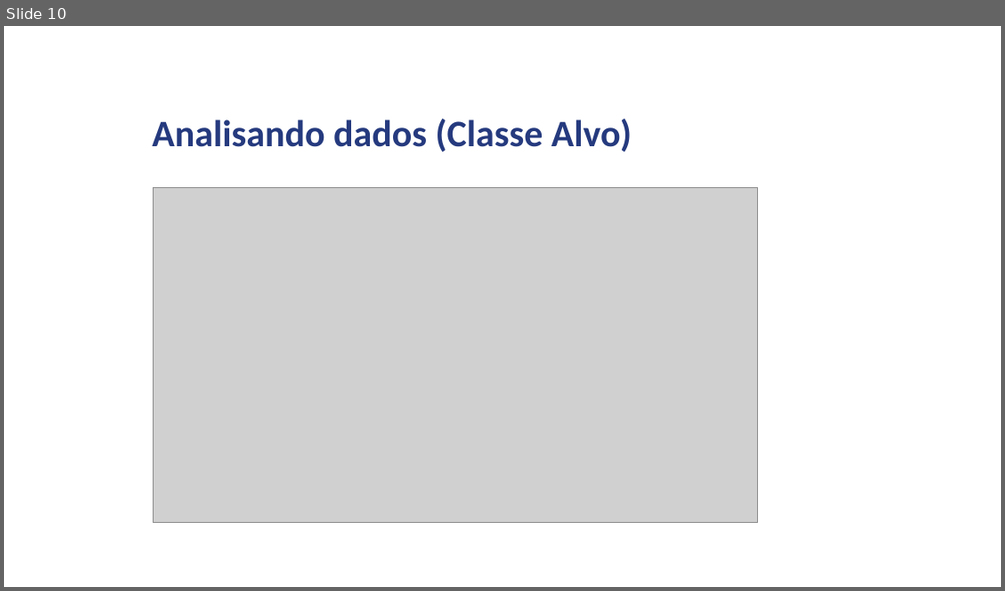
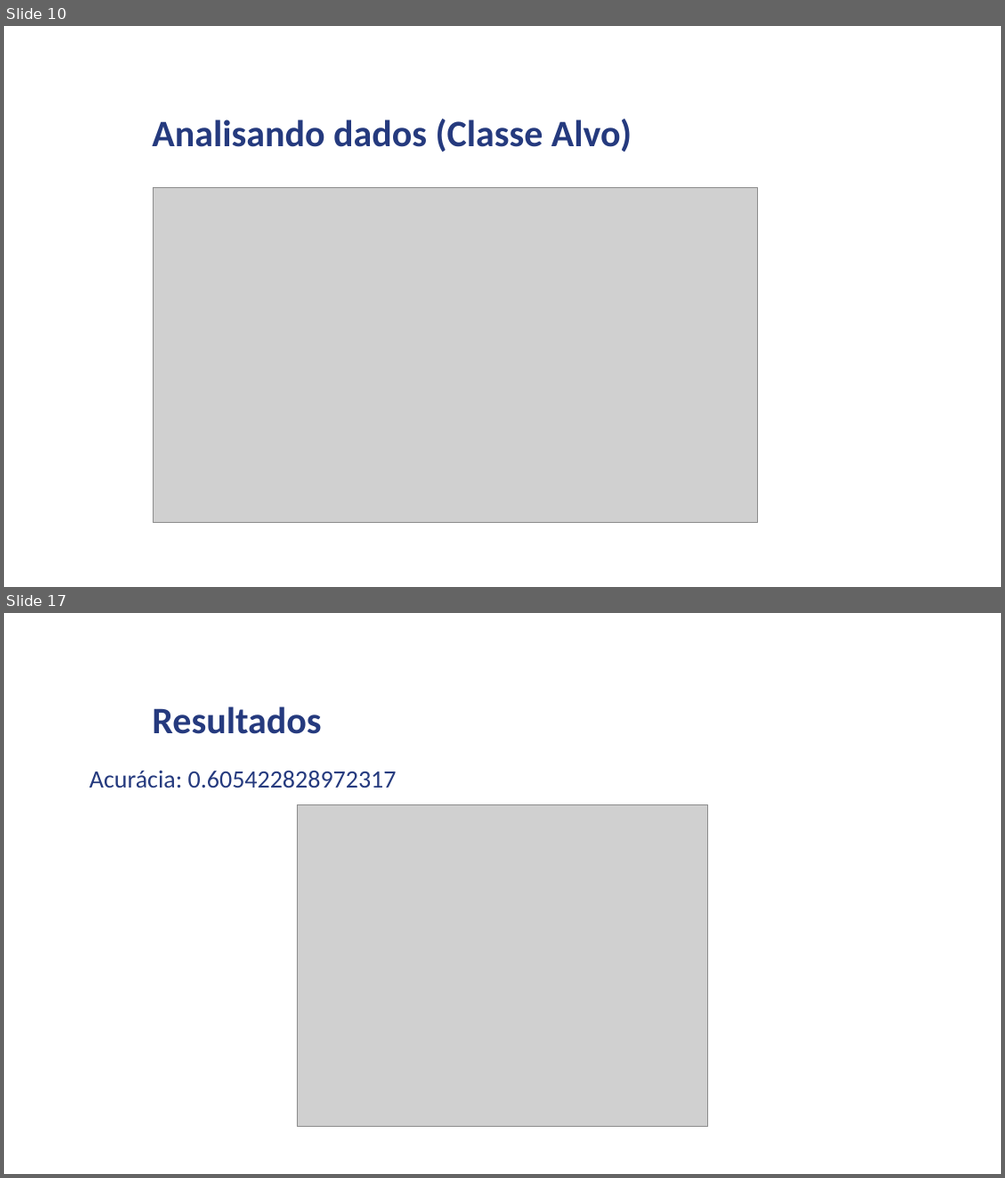
Before and after one commit to IgorCassolli/trabalho-pyspark, a slide deck: Apresentacao.pptx. Shown one above the other, each under a label of ours: slide 10 before the commit, slides 10 and 17 after it; the slides between them are not shown. The pictures are 1005x591 and 1005x1178 pixels, drawn with LibreOffice and Linux fonts; fonts in the diff are those of the drawing; grey boxes stand for pictures; background and template pictures are left out. Boxes give left, top, right and bottom in pixels: in the first picture for what was removed or moved away, otherwise in the second. Text is boxed around its words. In the diff, an @@ line names an element or a change of style, - is before the commit and + after.

```diff
--- a/Apresentacao.pptx
+++ b/Apresentacao.pptx
@@ slide 17 added at (4,613,1001,1174), background picture (left out) @@
@@ text added at (152,706,321,734), 36 pt, text #253A7E, bold @@
+Resultados
@@ text added at (89,771,396,788), 24 pt, text #253A7E @@
+Acurácia: 0.605422828972317
@@ picture added at (297,804,708,1126) @@
```
Also in this commit, not shown: 8 slides changed, 3 other slides added, 2 slides removed, 10 other files.
